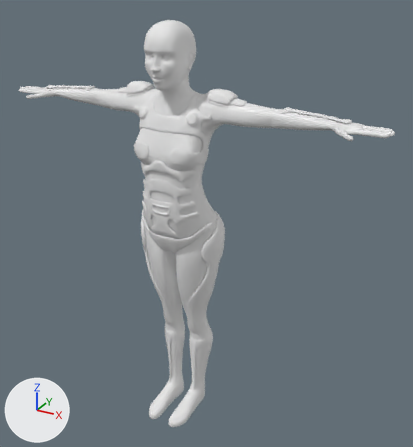
Renders of the Blender file SeniorCapstone/SeniorCapstoneFighterVersion/Pilot/FemalePilotLowPoly.blend from each side of a commit.
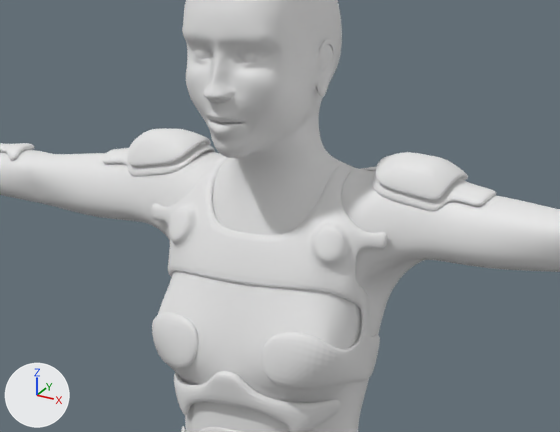
The first picture shows the older version from a 50 mm lens placed at (7.38, -11.73, 7.71), pointed at (0.62, 0.57, 1.56). The close-ups show both versions on the part from 20% to 65% of the width and 9% to 40% of the height of that picture; other places that the commit changed are outside them. The axes (+X, +Y, +Z) are drawn at lower left. The lights are the same throughout.

The scene before the commit, as lines of its bpy script (objects in view):
```python
me_plane = bpy.data.meshes.new('Plane')
me_plane.from_pydata(...)  # 1600 vertices, 1544 faces; spans x 0.0..5.23, y -4.3..6.72, z -1.1..1.05
me_plane_005 = bpy.data.meshes.new('Plane.005')
me_plane_005.from_pydata(...)  # 118 vertices, 115 faces; spans x 0.0..1.12, y -0.29..0.85, z -0.7..1.03
me_plane_007 = bpy.data.meshes.new('Plane.007')
me_plane_007.from_pydata(...)  # 176 vertices, 146 faces; spans x 0.0..1.34, y 0.38..1.17, z 0.87..5.03
me_plane_012 = bpy.data.meshes.new('Plane.012')
me_plane_012.from_pydata(...)  # 108 vertices, 106 faces; spans x 0.788..1.814, y 0.024..0.606, z 4.783..5.206
ob_backplate = bpy.data.objects.new('Backplate', me_plane_007)
ob_backplate.location = (0.0, 0.0, 0.0)
_m = ob_backplate.modifiers.new('Mirror', 'MIRROR')
_m.use_clip = True
_m = ob_backplate.modifiers.new('Subsurf', 'SUBSURF')
_m.levels = 3
ob_breastplate = bpy.data.objects.new('BreastPlate', me_plane_005)
ob_breastplate.location = (0.0, -0.438, 4.043)
_m = ob_breastplate.modifiers.new('Mirror', 'MIRROR')
_m.use_clip = True
_m = ob_breastplate.modifiers.new('Subsurf', 'SUBSURF')
_m.levels = 3
ob_femalepilotlowpoly_mesh = bpy.data.objects.new('FemalePilotLowPoly Mesh', me_plane)
ob_femalepilotlowpoly_mesh.location = (0.0, 0.0, 0.0)
ob_femalepilotlowpoly_mesh.rotation_euler = (1.571, 0.0, 0.0)  # degrees (90, 0, 0)
_m = ob_femalepilotlowpoly_mesh.modifiers.new('Mirror', 'MIRROR')
_m.use_clip = True
_m = ob_femalepilotlowpoly_mesh.modifiers.new('Subsurf', 'SUBSURF')
_m.levels = 3
ob_shoulderpads = bpy.data.objects.new('shoulderpads', me_plane_012)
ob_shoulderpads.location = (0.0, 0.0, 0.0)
_m = ob_shoulderpads.modifiers.new('Mirror', 'MIRROR')
_m = ob_shoulderpads.modifiers.new('Subsurf', 'SUBSURF')
_m.levels = 3
# also in view: 'groinAndAbs Plate' at (0.0, -0.31, 2.25)
```
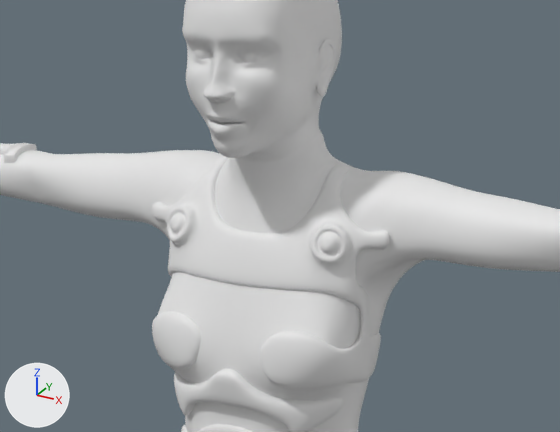
Where the change shows, as pixel boxes (x1, y1, x2, y2) in the close-ups (560 x 432 px; the box of a moved part takes in the faces that stretch with it):
'BreastPlate', reshaped
    before: (151, 156, 387, 389)
    after: (151, 156, 389, 390)
'shoulderpads', deleted
    before: (103, 128, 496, 211)
'Backplate', deleted
    before: (361, 166, 376, 171)
part 1 of me_plane_005, moved or reshaped
    before: (151, 156, 387, 375)
    after: (151, 156, 389, 375)
part 2 of me_plane_005, shading changed
    both: (159, 206, 378, 371)

The change, as a diff of the scene's bpy script:
```diff
--- a/SeniorCapstone/SeniorCapstoneFighterVersion/Pilot/FemalePilotLowPoly.blend.py
+++ b/SeniorCapstone/SeniorCapstoneFighterVersion/Pilot/FemalePilotLowPoly.blend.py
@@ me_plane_005 @@
 # used by ob_breastplate; location = (0.0, -0.438, 4.043)
-me_plane_005.from_pydata(...)  # 118 vertices, 115 faces; spans x 0.0..1.12, y -0.29..0.85, z -0.7..1.03
+me_plane_005.from_pydata(...)  # 156 vertices, 131 faces; spans x 0.0..1.14, y -0.29..0.85, z -0.7..1.05
+# me_plane_005 part 1
+# 13 vertices are removed from x 0.49..0.86, y -0.19..0.61, z -0.47..0.68
+# 44 faces are deleted
+# 18 vertices move from x 0.39..1.12, y 0.13..0.76, z 0.37..1.03 to x 0.35..1.14, y 0.09..0.76, z 0.36..1.05
+# 51 vertices are added at x 0.54..0.83, y 0.05..0.81, z -0.69..0.69
+# 60 new faces join them
+# me_plane_005 part 2: 71 kept faces spanning x 0.0..1.14, y -0.29..0.85, z -0.7..1.05 are now shaded smooth
@@ ob_shoulderpads @@
-ob_shoulderpads = bpy.data.objects.new('shoulderpads', me_plane_012)
-ob_shoulderpads.location = (0.0, 0.0, 0.0)
-_m = ob_shoulderpads.modifiers.new('Mirror', 'MIRROR')
-_m = ob_shoulderpads.modifiers.new('Subsurf', 'SUBSURF')
-_m.levels = 3
@@ ob_backplate @@
-ob_backplate = bpy.data.objects.new('Backplate', me_plane_007)
-ob_backplate.location = (0.0, 0.0, 0.0)
-_m = ob_backplate.modifiers.new('Mirror', 'MIRROR')
-_m.use_clip = True
-_m = ob_backplate.modifiers.new('Subsurf', 'SUBSURF')
-_m.levels = 3
```
